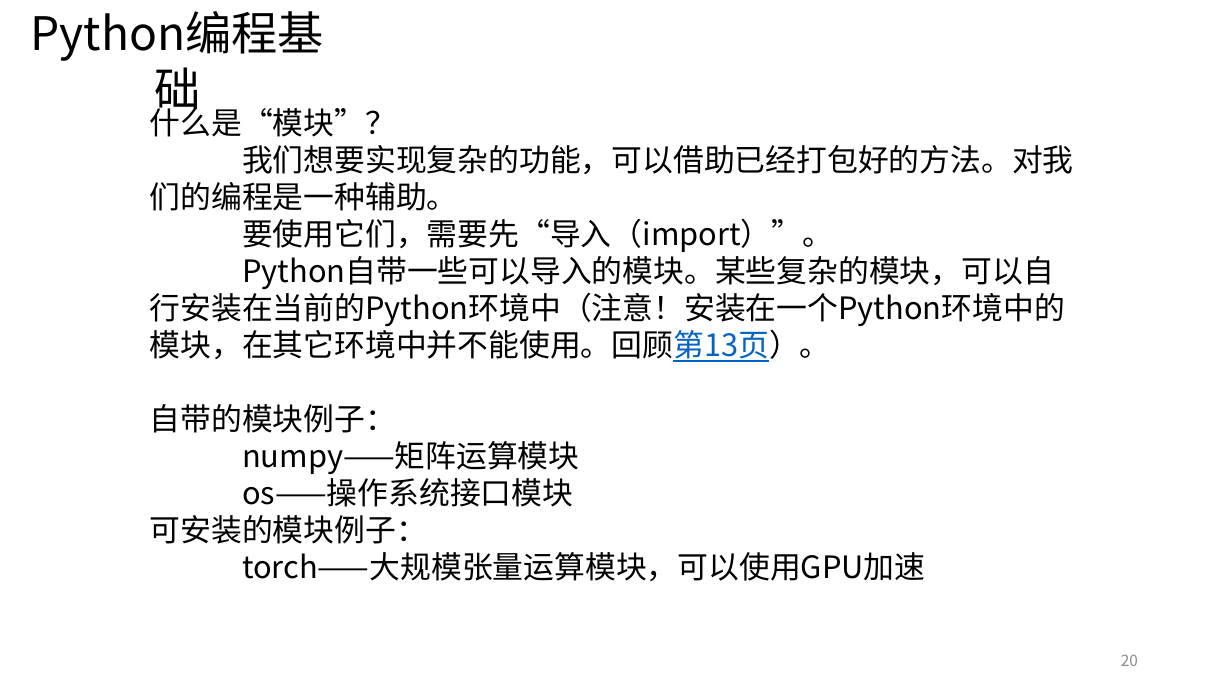
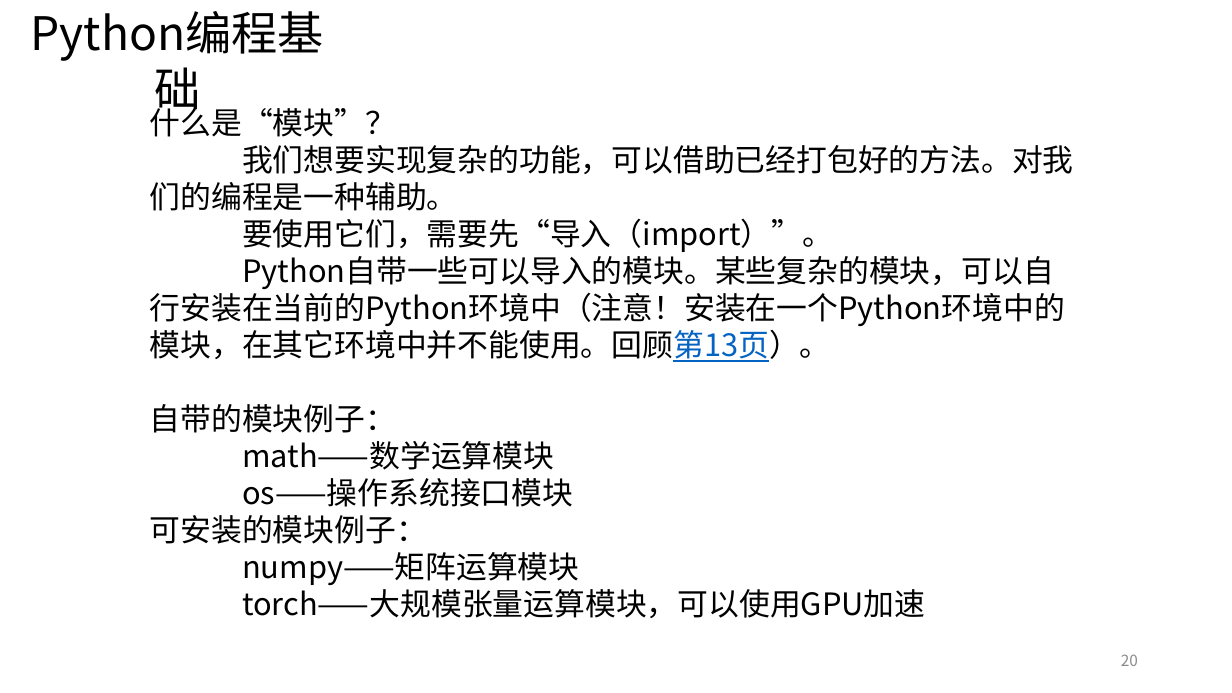
Before and after one commit to KotomiM/introduction-to-computation-matirals, a slide deck: slide 20 of coursewares/2021.9.30上机.pptx. Drawn at 1232x693 pixels with LibreOffice and Linux fonts; fonts in the diff are those of the drawing. Boxes give left, top, right and bottom in pixels: in the first picture for what was removed or moved away, otherwise in the second. Text is boxed around its words. In the diff, an @@ line names an element or a change of style, - is before the commit and + after.

Commit message:
Latest version

```diff
--- a/coursewares/2021.9.30上机.pptx
+++ b/coursewares/2021.9.30上机.pptx
@@ text at [242, 441, 554, 470]: text changed @@
-numpy——矩阵运算模块
+math——数学运算模块
@@ text at [242, 552, 579, 585]: paragraph added @@
+numpy——矩阵运算模块
```
Also in this commit, not shown: 1 other slide changed.
